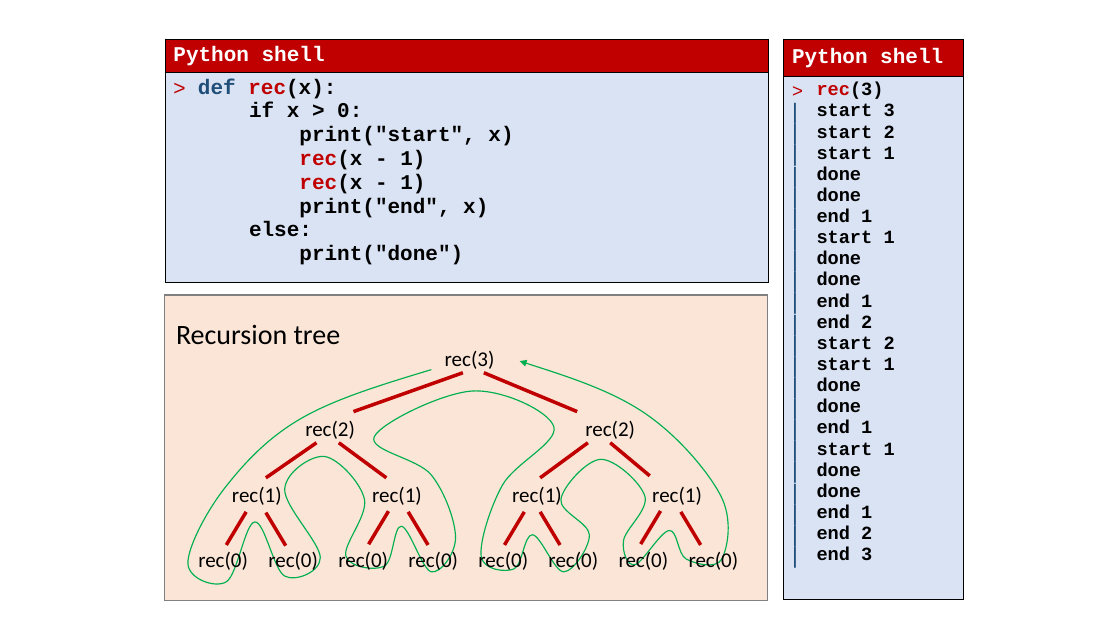
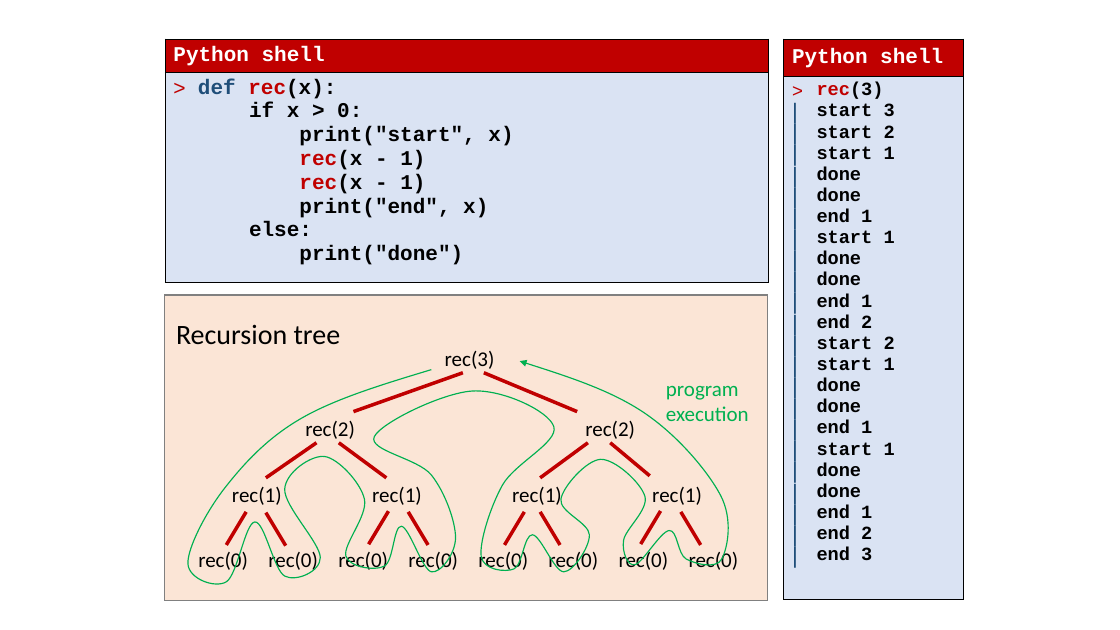
Before and after one commit to gsbrodal/gsbrodal.github.io, a slide deck: slide 4 of ipsa/slides/recursion.pptx. Drawn at 1120x630 pixels with LibreOffice and Linux fonts; fonts in the diff are those of the drawing. Boxes give left, top, right and bottom in pixels: in the first picture for what was removed or moved away, otherwise in the second. Text is boxed around its words. In the diff, an @@ line names an element or a change of style, - is before the commit and + after.

```diff
--- a/ipsa/slides/recursion.pptx
+++ b/ipsa/slides/recursion.pptx
@@ text added at (x1=666, y1=385, x2=749, y2=421), 18 pt, text #00B050 @@
+program execution
```
Also in this commit, not shown: 2 other slides changed, 5 other files.
